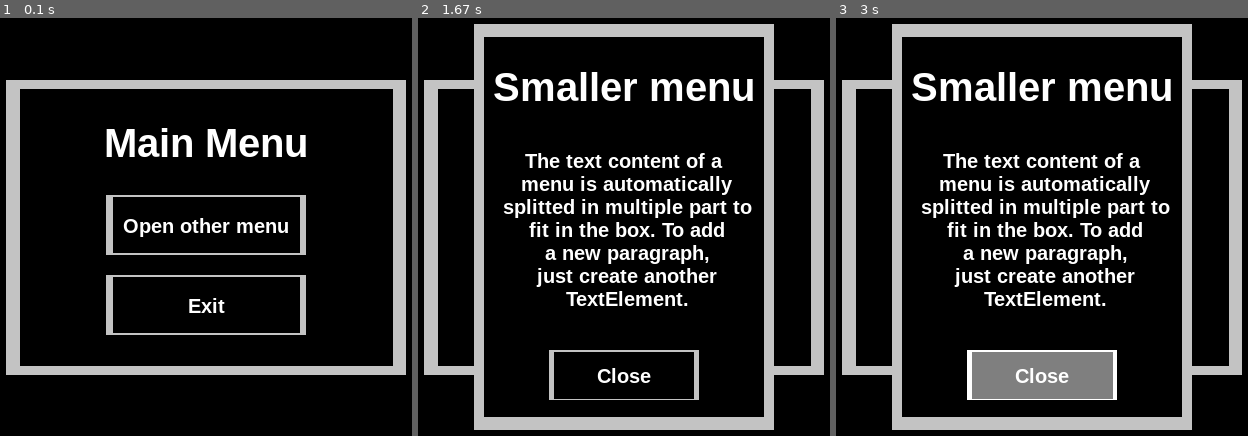
Above: before the commit, frames 1-3 (left to right).
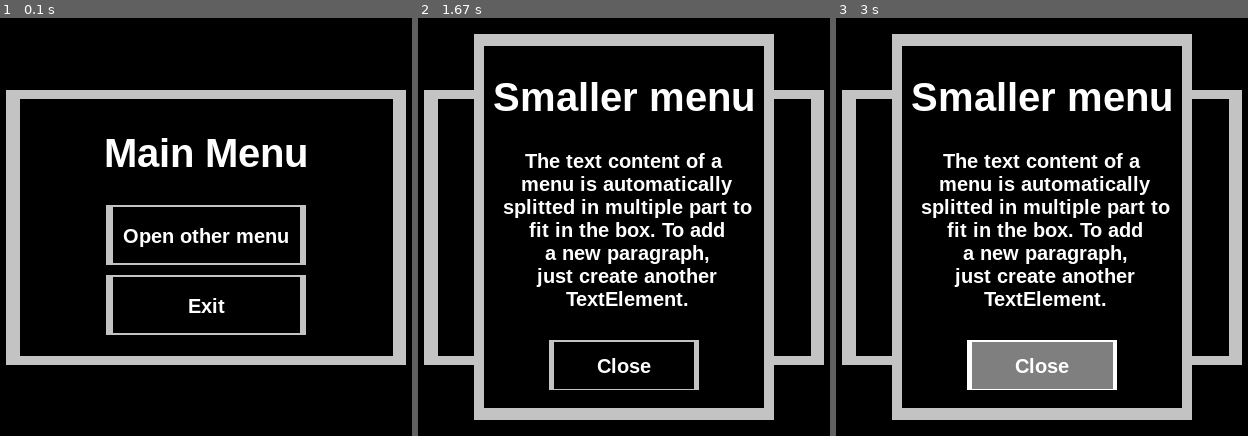
Above: after the commit, the same moments.

Repository: Grimmys/pygame_popup_manager
Game: pygame game, started from examples/minimal_main_menu.py
Two runs of this game, one before a commit and one after it. Both use one fixed random seed, a clock stepped at 60 frames per second and the inputs below.
Inputs (mouse positions are in pixels of both pictures, inside the frame that each line leads up to):
- Up to frame 1 (0.1 s): no input
- Up to frame 2 (1.67 s): click (624, 227) at 0.38 s; press the mouse at (624, 364) at 0.7 s; move the mouse to (644, 360) at 0.8 s; release the mouse at (669, 352) at 0.93 s; press the mouse at (624, 364) at 1.03 s; move the mouse to (603, 306) at 1.13 s; release the mouse at (582, 252) at 1.27 s
- Up to frame 3 (3 s): press the mouse at (1042, 364) at 2.87 s; move the mouse to (1066, 369) at 2.97 s

The runs differ from the first frame. In frame 1, 12% of the frame differs, in the area x 1-99%, y 14-86%; in frame 2, 12%; in frame 3, 13%, in the area x 1-99%, y 1-99%.

Commit message:
Release 0.3.4
* Removed margin added by default to some components

Diff:
--- a/setup.py
+++ b/setup.py
@@ -5,7 +5,7 @@
 
 setuptools.setup(
     name="pygame-popup",
-    version="0.3.3",
+    version="0.3.4",
     author="Grimmys",
     author_email="grimmys.programming@gmail.com",
     description="A popup manager for pygame",
--- a/src/pygamepopup/components/button.py
+++ b/src/pygamepopup/components/button.py
@@ -57,7 +57,7 @@
         position: Position = pygame.Vector2(0, 0),
         background_path: str = None,
         background_hover_path: str = None,
-        margin: Margin = (0, 0, 10, 0),
+        margin: Margin = (0, 0, 0, 0),
         linked_object: any = None,
         disabled: bool = False,
         font: pygame.font.Font = None,
--- a/src/pygamepopup/components/dynamic_button.py
+++ b/src/pygamepopup/components/dynamic_button.py
@@ -46,6 +46,7 @@
     (it could be the name of the dynamic button in a way)
     """
 
+    # TODO: it should be possible to provide a specific font / font hover
     def __init__(
         self,
         callback: Callable,
@@ -56,10 +57,12 @@
         position: Position = pygame.Vector2(0, 0),
         background_path: str = None,
         background_hover_path: str = None,
-        margin: Margin = (10, 0, 10, 0),
+        margin: Margin = (0, 0, 0, 0),
         linked_object: any = None,
         disabled: bool = False,
     ) -> None:
+        # TODO: default background for dynamic button should be used instead of letting the ascendant init takes
+        #  the default one for generic button
         super().__init__(
             callback,
             size,
--- a/src/pygamepopup/components/image_button.py
+++ b/src/pygamepopup/components/image_button.py
@@ -52,7 +52,7 @@
         background_path: str = None,
         frame_background_path: str = None,
         frame_background_hover_path: str = None,
-        margin: Margin = (10, 0, 10, 0),
+        margin: Margin = (0, 0, 0, 0),
         linked_object: any = None,
         disabled: bool = False,
         font: pygame.font.Font = None,
--- a/src/pygamepopup/components/text_element.py
+++ b/src/pygamepopup/components/text_element.py
@@ -31,7 +31,7 @@
         text: str,
         position: Position = pygame.Vector2(0, 0),
         font: pygame.font.Font = None,
-        margin: Margin = (10, 0, 10, 0),
+        margin: Margin = (0, 0, 0, 0),
         text_color: pygame.Color = WHITE,
     ) -> None:
         if not font:
Not shown, changed: CHANGELOG.txt
